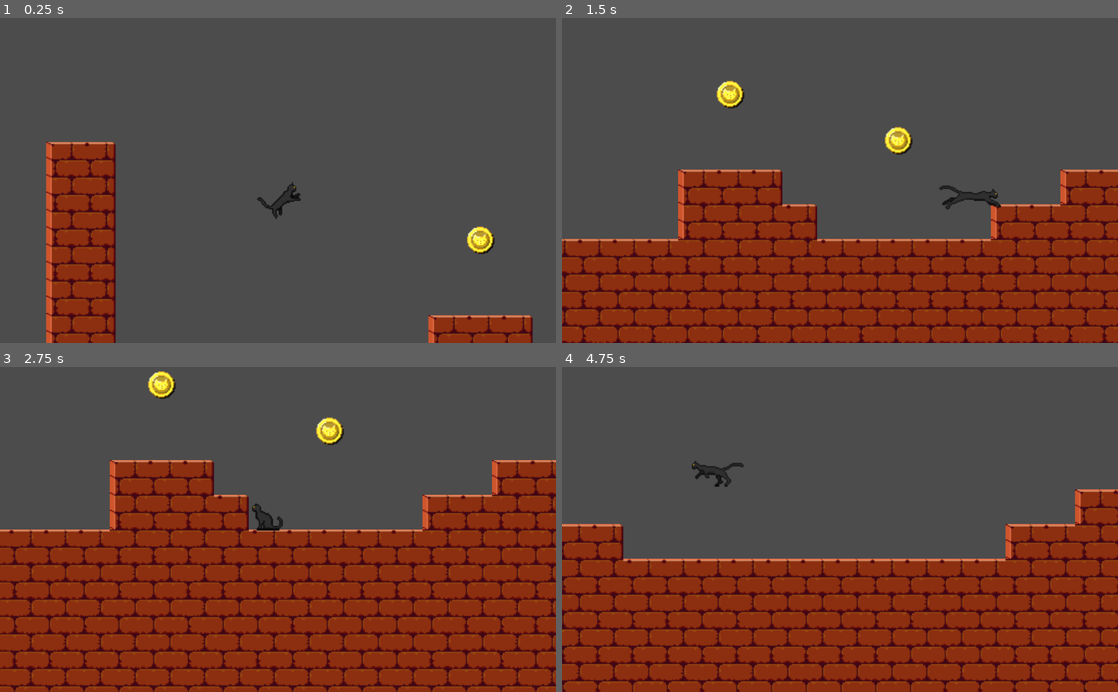
Above: before the commit, frames 1-4 (two rows, left to right).
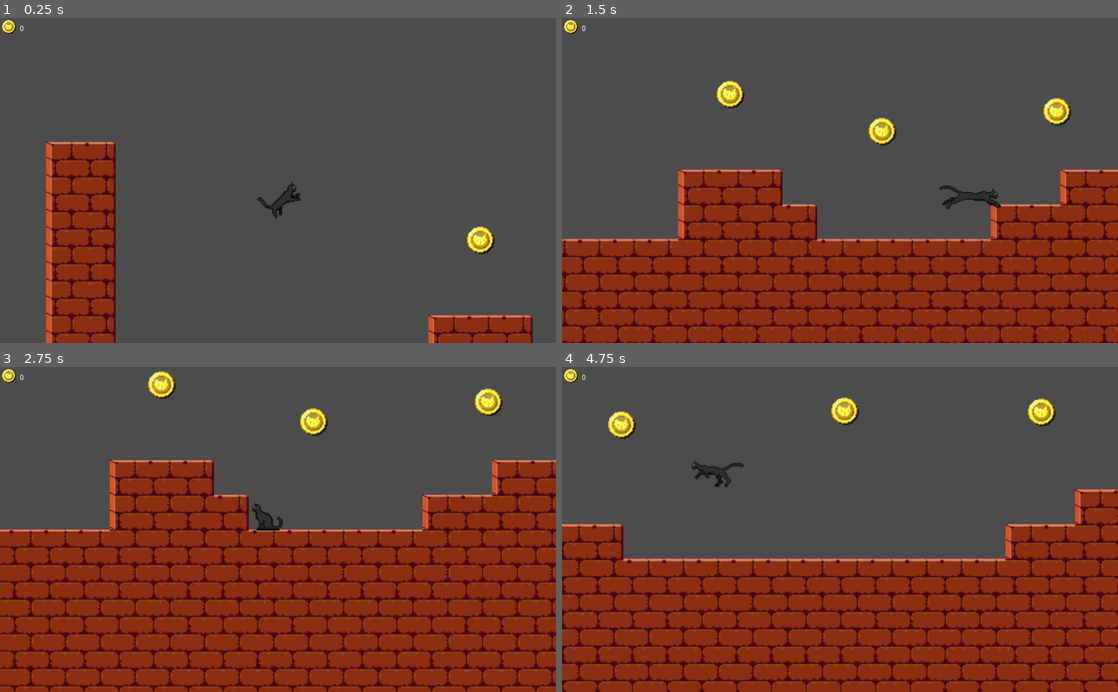
Above: after the commit, the same moments.

Repository: Kelvysb/CatRun
Game: Godot game, scene res://Src/Estagio1.tscn
The game is run twice, just before and just after one commit, with the same random seed, the same clock (stepped at 60 frames per second) and the same inputs.
Inputs:
- Up to frame 1 (0.25 s): no input
- Up to frame 2 (1.5 s): hold Right (Mover_Direita) from 0.53 s (still down); tap Up (Pular) at 0.77 s
- Up to frame 3 (2.75 s): tap Up (Pular) at 1.52 s; release Right (Mover_Direita) at 2.03 s; hold Left (Mover_Esquerda) from 2.03 s (still down)
- Up to frame 4 (4.75 s): release Left (Mover_Esquerda) at 2.78 s; hold Right (Mover_Direita) 2.78-4.28 s; tap Up (Pular) at 3.02, 3.77, 4.52 s; hold Left (Mover_Esquerda) from 4.28 s (still down)

The runs differ from the first frame. In frame 1, less than 0.1% of the frame differs, in the area x 0-5%, y 0-5%; in frame 2, 1.0%; in frame 3, 1.0%; in frame 4, 1.1%, in the area x 0-89%, y 0-23%.

Commit message:
Adição de documentação

Diff:
--- a/CatRun/Src/Estagio1.tscn
+++ b/CatRun/Src/Estagio1.tscn
@@ -1,8 +1,9 @@
-[gd_scene load_steps=14 format=2]
+[gd_scene load_steps=15 format=2]
 
 [ext_resource path="res://Src/Personagem.tscn" type="PackedScene" id=1]
 [ext_resource path="res://Assets/WallTileSet.png" type="Texture" id=2]
 [ext_resource path="res://Src/Moeda.tscn" type="PackedScene" id=3]
+[ext_resource path="res://Src/GUI.tscn" type="PackedScene" id=4]
 
 [sub_resource type="ConvexPolygonShape2D" id=1]
 points = PoolVector2Array( 32, 32, 0, 32, 0, 0, 32, 0 )
@@ -122,10 +123,39 @@
 [node name="Personagem" parent="." instance=ExtResource( 1 )]
 position = Vector2( 181.338, 340.524 )
 
-[node name="Area2D" type="Area2D" parent="."]
-
 [node name="Moeda" parent="." instance=ExtResource( 3 )]
 position = Vector2( 367.527, 410.371 )
 
 [node name="Moeda2" parent="." instance=ExtResource( 3 )]
-position = Vector2( 522.334, 453 )
+position = Vector2( 507.502, 444.524 )
+
+[node name="Moeda3" parent="." instance=ExtResource( 3 )]
+position = Vector2( 668.415, 426.263 )
+
+[node name="Moeda4" parent="." instance=ExtResource( 3 )]
+position = Vector2( 894.081, 419.907 )
+
+[node name="Moeda5" parent="." instance=ExtResource( 3 )]
+position = Vector2( 1099.62, 407.193 )
+
+[node name="Moeda6" parent="." instance=ExtResource( 3 )]
+position = Vector2( 1280.79, 408.253 )
+
+[node name="Moeda7" parent="." instance=ExtResource( 3 )]
+position = Vector2( 1661.14, 435.799 )
+
+[node name="Moeda8" parent="." instance=ExtResource( 3 )]
+position = Vector2( 2077.96, 451.69 )
+
+[node name="Moeda9" parent="." instance=ExtResource( 3 )]
+position = Vector2( 2280.14, 472.084 )
+
+[node name="Moeda10" parent="." instance=ExtResource( 3 )]
+position = Vector2( 2480.38, 438.181 )
+
+[node name="Moeda11" parent="." instance=ExtResource( 3 )]
+position = Vector2( 2726.17, 424.408 )
+
+[node name="CanvasLayer" type="CanvasLayer" parent="."]
+
+[node name="Control" parent="CanvasLayer" instance=ExtResource( 4 )]
--- /dev/null
+++ b/CatRun/Src/GUI.gd
@@ -0,0 +1,15 @@
+extends Control
+
+
+var score
+var personagem
+
+# Called when the node enters the scene tree for the first time.
+func _ready():
+	score = $MarginContainer/HBoxContainer/Score
+	personagem = $"../../Personagem"
+
+
+# Called every frame. 'delta' is the elapsed time since the previous frame.
+func _process(delta):
+	score.text = str(personagem.moedas)
--- /dev/null
+++ b/CatRun/Src/GUI.tscn
@@ -0,0 +1,32 @@
+[gd_scene load_steps=3 format=2]
+
+[ext_resource path="res://Assets/Coin.png" type="Texture" id=1]
+[ext_resource path="res://Src/GUI.gd" type="Script" id=2]
+
+[node name="Control" type="Control"]
+margin_right = 40.0
+margin_bottom = 40.0
+script = ExtResource( 2 )
+__meta__ = {
+"_edit_use_anchors_": false
+}
+
+[node name="MarginContainer" type="MarginContainer" parent="."]
+margin_right = 40.0
+margin_bottom = 40.0
+
+[node name="HBoxContainer" type="HBoxContainer" parent="MarginContainer"]
+margin_right = 44.0
+margin_bottom = 40.0
+
+[node name="TextureRect" type="TextureRect" parent="MarginContainer/HBoxContainer"]
+margin_right = 32.0
+margin_bottom = 40.0
+texture = ExtResource( 1 )
+
+[node name="Score" type="Label" parent="MarginContainer/HBoxContainer"]
+margin_left = 36.0
+margin_top = 13.0
+margin_right = 44.0
+margin_bottom = 27.0
+text = "0"
--- a/CatRun/Src/Personagem.gd
+++ b/CatRun/Src/Personagem.gd
@@ -5,11 +5,11 @@
 export var forca_pulo = 500
 export var friccao = 0.25
 export var aceleracao = 0.1
+export var moedas = 0
 
 var state_machine
 var sprite
 var movimento = Vector2.ZERO
-var moedas = 0
 
 # Called when the node enters the scene tree for the first time.
 func _ready():
@@ -61,3 +61,6 @@
 		if colisao.collider and "Moedas" in colisao.collider.get_groups():
 			colisao.collider.free()
 			moedas += 1
+
+	if global_position.y >= 700:
+		get_tree().reload_current_scene()
--- a/CatRun/Src/Personagem.tscn
+++ b/CatRun/Src/Personagem.tscn
@@ -75,17 +75,20 @@
 [sub_resource type="AnimationNodeAnimation" id=7]
 animation = "Correndo"
 
-[sub_resource type="AnimationNodeAnimation" id=9]
+[sub_resource type="AnimationNodeAnimation" id=8]
 animation = "Parado"
 
-[sub_resource type="AnimationNodeAnimation" id=10]
+[sub_resource type="AnimationNodeAnimation" id=9]
 animation = "Pulando"
 
-[sub_resource type="AnimationNodeStateMachineTransition" id=11]
+[sub_resource type="AnimationNodeStateMachineTransition" id=10]
 advance_condition = "Andando"
 
+[sub_resource type="AnimationNodeStateMachineTransition" id=11]
+advance_condition = "Correndo"
+
 [sub_resource type="AnimationNodeStateMachineTransition" id=12]
-advance_condition = "Correndo"
+advance_condition = "Pulando"
 
 [sub_resource type="AnimationNodeStateMachineTransition" id=13]
 advance_condition = "Pulando"
@@ -94,32 +97,29 @@
 advance_condition = "Pulando"
 
 [sub_resource type="AnimationNodeStateMachineTransition" id=15]
-advance_condition = "Pulando"
-
-[sub_resource type="AnimationNodeStateMachineTransition" id=16]
 switch_mode = 1
 advance_condition = "Parado"
 
-[sub_resource type="AnimationNodeStateMachineTransition" id=17]
+[sub_resource type="AnimationNodeStateMachineTransition" id=16]
 advance_condition = "Parado"
 
-[sub_resource type="AnimationNodeStateMachineTransition" id=18]
+[sub_resource type="AnimationNodeStateMachineTransition" id=17]
 advance_condition = "Andando"
 
-[sub_resource type="AnimationNodeStateMachine" id=21]
+[sub_resource type="AnimationNodeStateMachine" id=18]
 states/Andando/node = SubResource( 6 )
 states/Andando/position = Vector2( 490, 57 )
 states/Correndo/node = SubResource( 7 )
 states/Correndo/position = Vector2( 733, 162 )
-states/Parado/node = SubResource( 9 )
+states/Parado/node = SubResource( 8 )
 states/Parado/position = Vector2( 214, 162 )
-states/Pulando/node = SubResource( 10 )
+states/Pulando/node = SubResource( 9 )
 states/Pulando/position = Vector2( 490, 271 )
-transitions = [ "Parado", "Andando", SubResource( 11 ), "Andando", "Correndo", SubResource( 12 ), "Parado", "Pulando", SubResource( 13 ), "Andando", "Pulando", SubResource( 14 ), "Correndo", "Pulando", SubResource( 15 ), "Pulando", "Parado", SubResource( 16 ), "Andando", "Parado", SubResource( 17 ), "Correndo", "Andando", SubResource( 18 ) ]
+transitions = [ "Parado", "Andando", SubResource( 10 ), "Andando", "Correndo", SubResource( 11 ), "Parado", "Pulando", SubResource( 12 ), "Andando", "Pulando", SubResource( 13 ), "Correndo", "Pulando", SubResource( 14 ), "Pulando", "Parado", SubResource( 15 ), "Andando", "Parado", SubResource( 16 ), "Correndo", "Andando", SubResource( 17 ) ]
 start_node = "Parado"
-graph_offset = Vector2( -112, 18.864 )
+graph_offset = Vector2( -112, 71.216 )
 
-[sub_resource type="AnimationNodeStateMachinePlayback" id=22]
+[sub_resource type="AnimationNodeStateMachinePlayback" id=19]
 
 [node name="Personagem" type="KinematicBody2D"]
 script = ExtResource( 2 )
@@ -132,7 +132,7 @@
 position = Vector2( -0.264866, -16.2649 )
 texture = ExtResource( 1 )
 hframes = 53
-frame = 36
+frame = 6
 
 [node name="AnimationPlayer" type="AnimationPlayer" parent="."]
 autoplay = "Parado"
@@ -142,10 +142,10 @@
 anims/Pulando = SubResource( 5 )
 
 [node name="AnimationTree" type="AnimationTree" parent="."]
-tree_root = SubResource( 21 )
+tree_root = SubResource( 18 )
 anim_player = NodePath("../AnimationPlayer")
 active = true
-parameters/playback = SubResource( 22 )
+parameters/playback = SubResource( 19 )
 parameters/conditions/Andando = false
 parameters/conditions/Correndo = false
 parameters/conditions/Parado = false
Not shown, changed: README.md
Not shown, added: Sprites/Running.gif
Not shown, added: docs/Assets.zip
Not shown, added: docs/Godot_87.png
Not shown, added: docs/Godot_88.png
Not shown, added: docs/Godot_89.png
Not shown, added: docs/Godot_90.png
Not shown, added: docs/Godot_91.png
Not shown, added: docs/Godot_92.png
Not shown, added: docs/Godot_93.png
Not shown, added: docs/Godot_94.png
Not shown, added: docs/Godot_95.png
(and 2 more such lines)
